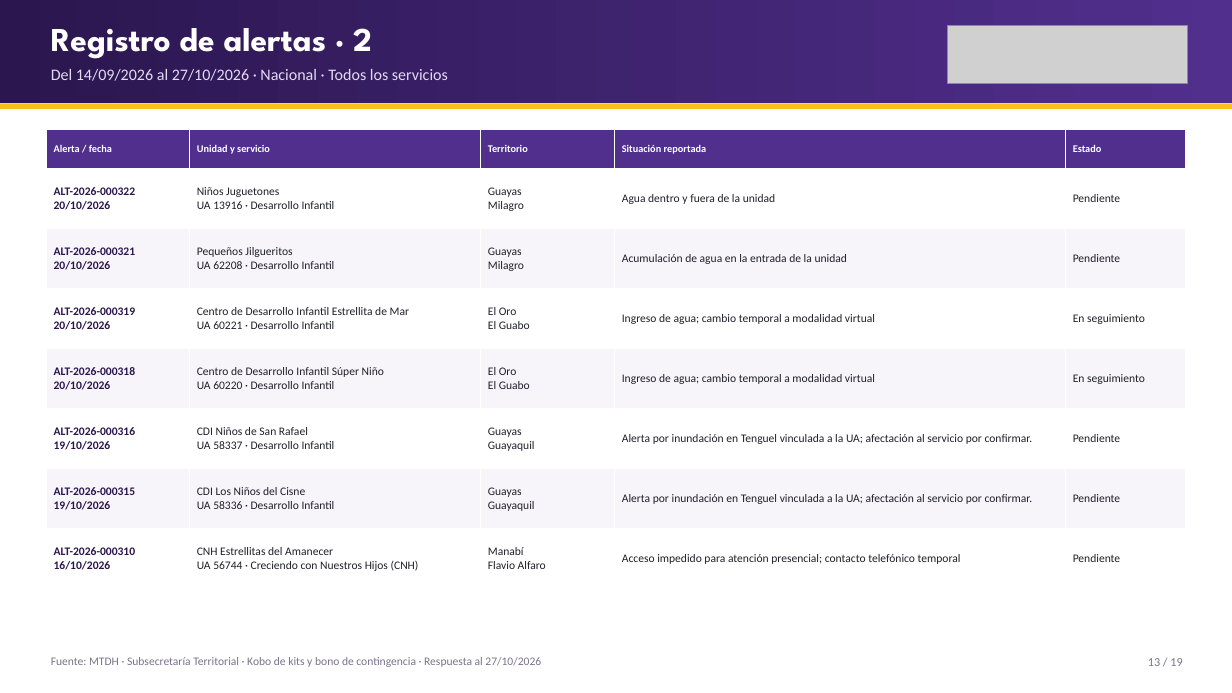
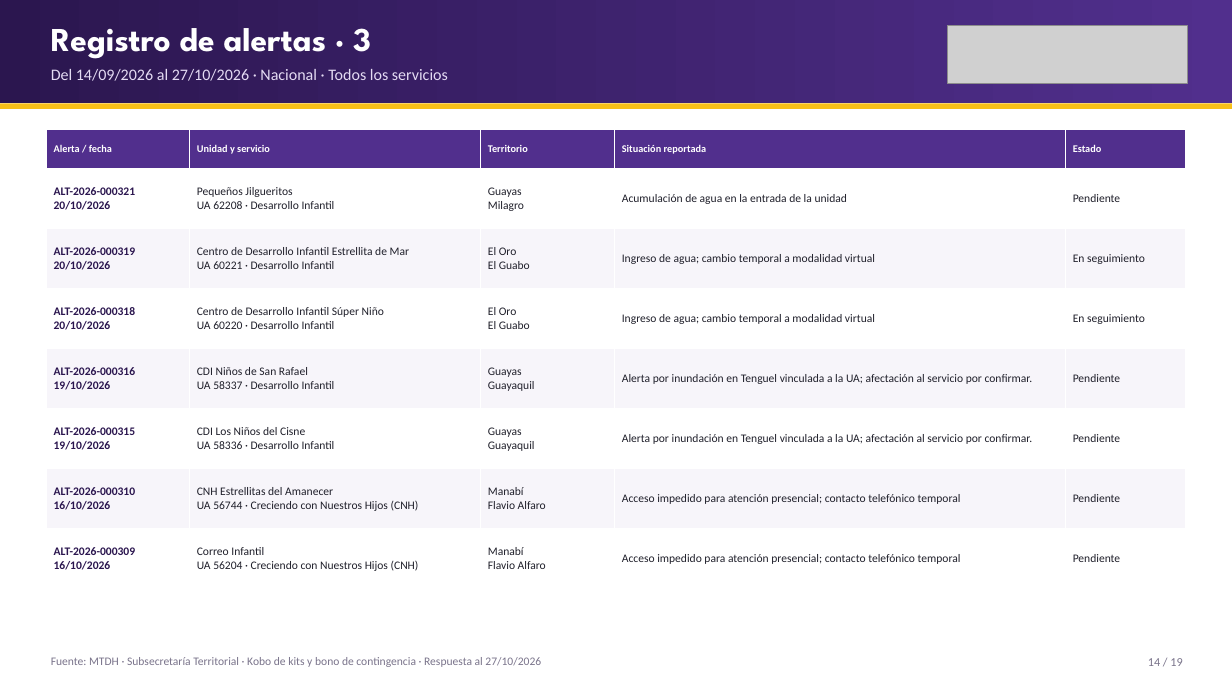
Before and after one commit to JuanAmbuludi/Sistema-Reporte-MTDH, a slide deck: slide 14 of docs/reportes/Seguimiento_ENOS_2026-10-26.pptx (slide 13 before the commit). Drawn at 1232x693 pixels with LibreOffice and Linux fonts; fonts in the diff are those of the drawing; grey boxes stand for pictures. Boxes give left, top, right and bottom in pixels: in the first picture for what was removed or moved away, otherwise in the second. Text is boxed around its words. In the diff, an @@ line names an element or a change of style, - is before the commit and + after.

```diff
--- a/docs/reportes/Seguimiento_ENOS_2026-10-26.pptx
+++ b/docs/reportes/Seguimiento_ENOS_2026-10-26.pptx
@@ text at bbox=[51, 28, 371, 59]: text changed @@
-Registro de alertas · 2
+Registro de alertas · 3
@@ table at bbox=[46, 129, 1186, 589] @@
-row 2: ALT-2026-000322 20/10/2026 | Niños Juguetones UA 13916 · Desarrollo Infantil | Guayas Milagro | Agua dentro y fuera de la unidad | Pendiente
+row 8: ALT-2026-000309 16/10/2026 | Correo Infantil UA 56204 · Creciendo con Nuestros Hijos (CNH) | Manabí Flavio Alfaro | Acceso impedido para atención presencial; contacto telefónico temporal | Pendiente
@@ text at bbox=[1148, 658, 1182, 666]: text changed @@
-13 / 19
+14 / 19
```
Also in this commit, not shown: 4 other slides changed, 8 other files.
